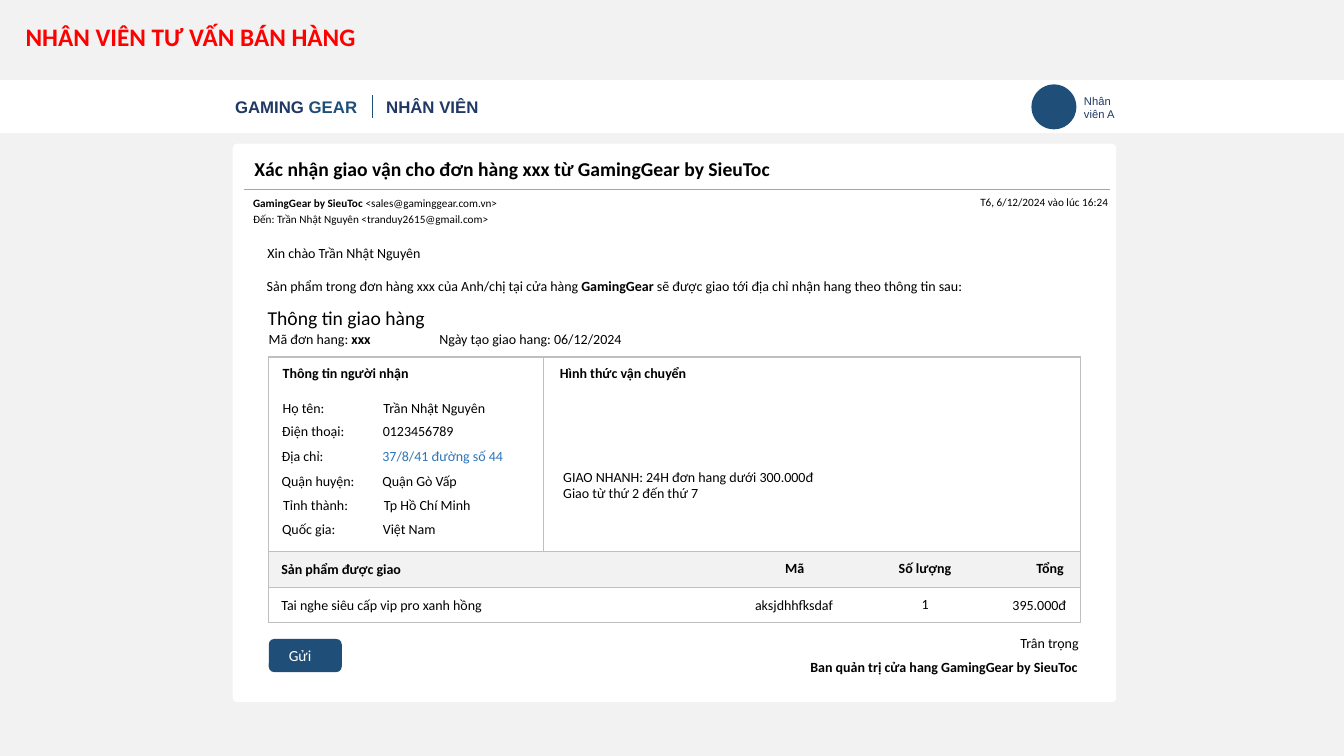
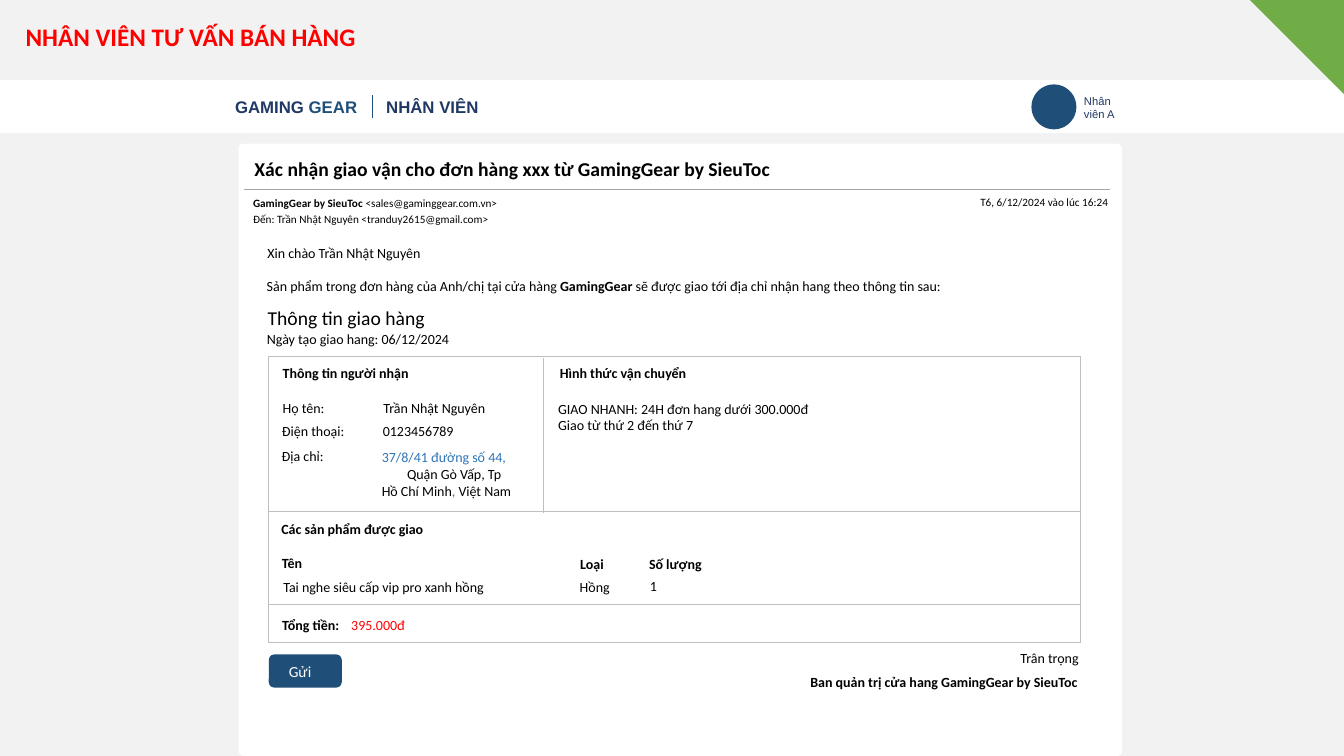
Before and after one commit to Tp2k4/ShopApp, a slide deck: slide 8 of gaming_gear_design.pptx. Drawn at 1344x756 pixels with LibreOffice and Linux fonts; fonts in the diff are those of the drawing. Boxes give left, top, right and bottom in pixels: in the first picture for what was removed or moved away, otherwise in the second. Text is boxed around its words. In the diff, an @@ line names an element or a change of style, - is before the commit and + after.

```diff
--- a/gaming_gear_design.pptx
+++ b/gaming_gear_design.pptx
@@ right triangle added at (x1=1250, y1=0, x2=1344, y2=94), fill #70AD47 @@
@@ rounded rectangle resized from (x1=233, y1=144, x2=1117, y2=703) to (x1=239, y1=144, x2=1123, y2=756) @@
@@ text at (x1=267, y1=280, x2=941, y2=294): text changed @@
-Sản phẩm trong đơn hàng xxx của Anh/chị tại cửa hàng GamingGear sẽ được giao tới địa chỉ nhận hang theo thông tin sau:
+Sản phẩm trong đơn hàng của Anh/chị tại cửa hàng GamingGear sẽ được giao tới địa chỉ nhận hang theo thông tin sau:
@@ text "Ngày tạo giao hang: 06/12/2024" moved from (x1=439, y1=334, x2=621, y2=347) to (x1=267, y1=334, x2=449, y2=347) @@
@@ rounded rectangle resized from (x1=269, y1=357, x2=1081, y2=552) to (x1=269, y1=357, x2=1081, y2=512) @@
@@ text removed at (x1=269, y1=334, x2=370, y2=347) @@
-Mã đơn hang: xxx
@@ line moved from (543, 358) - (543, 552) to (543, 358) - (543, 513) @@
@@ text "GIAO NHANH: 24H đơn hang ..." moved from (x1=563, y1=472, x2=814, y2=498) to (x1=558, y1=404, x2=809, y2=430) @@
@@ text at (x1=282, y1=451, x2=323, y2=464): text changed; text colour #2E75B6 to #000000 @@
-Địa chỉ: 37/8/41 đường số 44
+Địa chỉ:
@@ text removed at (x1=282, y1=475, x2=457, y2=489) @@
-Quận huyện: Quận Gò Vấp
@@ text added at (x1=382, y1=451, x2=511, y2=499), 10 pt, text #000000 @@
+37/8/41 đường số 44, Quận Gò Vấp, Tp Hồ Chí Minh, Việt Nam
@@ text removed at (x1=283, y1=499, x2=471, y2=513) @@
-Tỉnh thành: Tp Hồ Chí Minh
@@ rounded rectangle resized from (x1=269, y1=553, x2=1081, y2=588) to (x1=269, y1=512, x2=1081, y2=605) @@
@@ rounded rectangle at (x1=269, y1=512, x2=1081, y2=605): fill #F2F2F2 to none @@
@@ text at (x1=281, y1=523, x2=423, y2=537): text changed @@
-Sản phẩm được giao
+Các sản phẩm được giao
@@ text removed at (x1=282, y1=523, x2=436, y2=537) @@
-Quốc gia: Việt Nam
@@ text added at (x1=282, y1=558, x2=302, y2=568), 10 pt, text #000000, bold @@
+Tên
@@ text at (x1=580, y1=559, x2=603, y2=572): text changed @@
-Mã
+Loại
@@ text "Số lượng" moved from (x1=899, y1=562, x2=951, y2=576) to (x1=649, y1=558, x2=701, y2=572) @@
@@ text "Tai nghe siêu cấp vip ..." moved from (x1=281, y1=599, x2=482, y2=613) to (x1=283, y1=581, x2=484, y2=595) @@
@@ text added at (x1=580, y1=581, x2=610, y2=595), 10 pt, text #000000 @@
+Hồng
@@ text "1" moved from (x1=922, y1=600, x2=929, y2=609) to (x1=650, y1=582, x2=657, y2=591) @@
@@ 3 texts, 2 rounded rectangles moved together from (x1=269, y1=588, x2=1081, y2=675) to (x1=269, y1=605, x2=1081, y2=690) @@
@@ text at (x1=282, y1=619, x2=340, y2=633): text changed @@
-Tổng
+Tổng tiền:
@@ text "395.000đ" moved from (x1=1012, y1=600, x2=1066, y2=610) to (x1=351, y1=620, x2=405, y2=630) @@
@@ text "395.000đ" at (x1=351, y1=620, x2=405, y2=630): text colour #000000 to #FF0000 @@
@@ text removed at (x1=755, y1=600, x2=833, y2=613) @@
-aksjdhhfksdaf
```
Also in this commit, not shown: 14 other slides changed, 52 other files.
